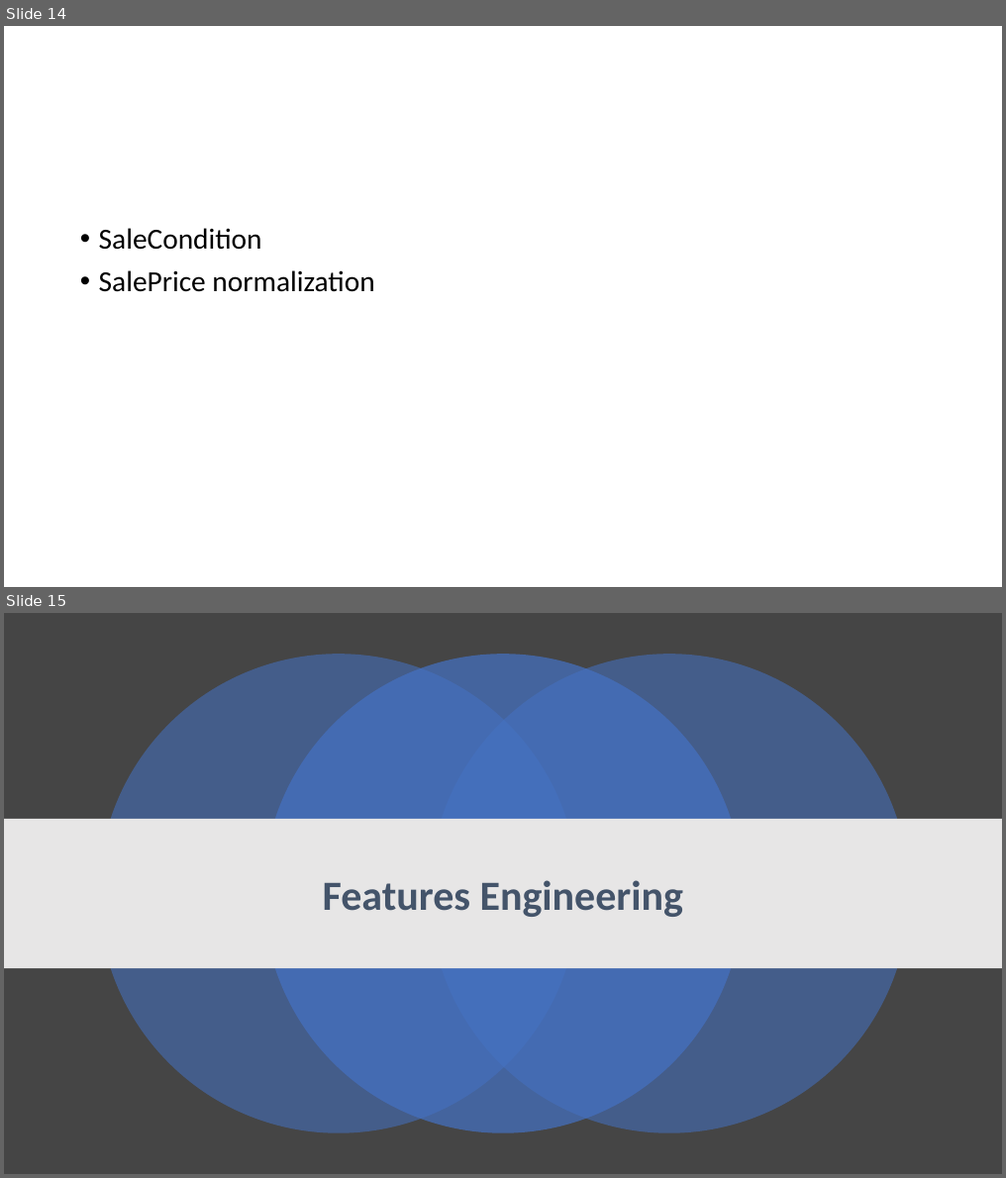
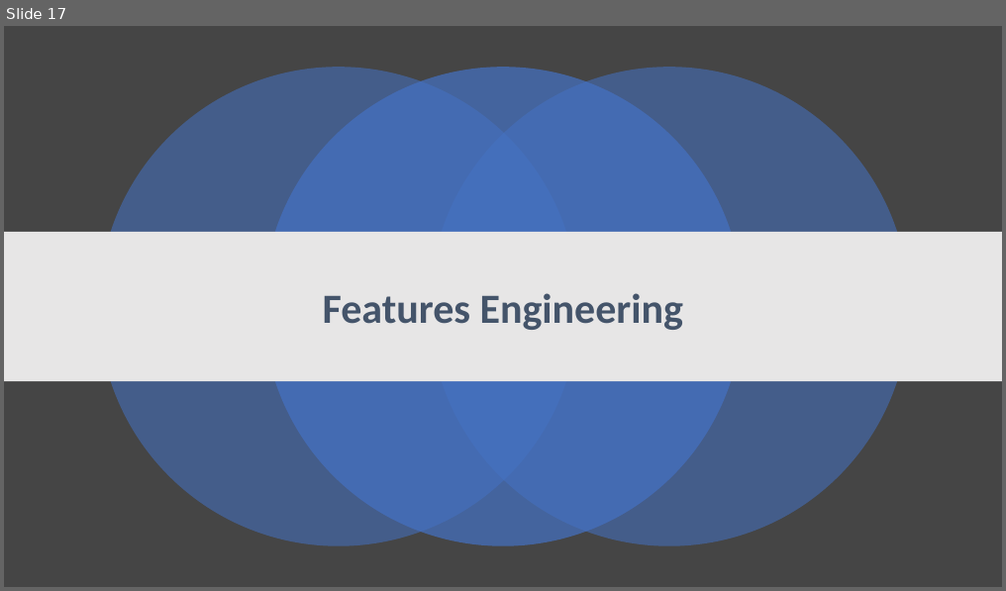
Before and after one commit to manasagodkhindi/AmesHousingPrediction, a slide deck: HousingPricesPresentations.pptx. Shown one above the other, each under a label of ours: slides 14 and 15 before the commit, slide 17 after it. The pictures are 1006x1178 and 1006x591 pixels, drawn with LibreOffice and Linux fonts; fonts in the diff are those of the drawing. Boxes give left, top, right and bottom in pixels: in the first picture for what was removed or moved away, otherwise in the second. Text is boxed around its words. In the diff, an @@ line names an element or a change of style, - is before the commit and + after.

```diff
--- a/HousingPricesPresentations.pptx
+++ b/HousingPricesPresentations.pptx
@@ slide 14 removed at (4,26,1002,587), background #FFFFFF @@
@@ text removed at (99,228,374,292) @@
-• SaleCondition
-• SalePrice normalization
@@ what was slide 15 is now slide 17 @@
```
Also in this commit, not shown: 6 slides changed, 12 slides added, 3 other slides removed.
